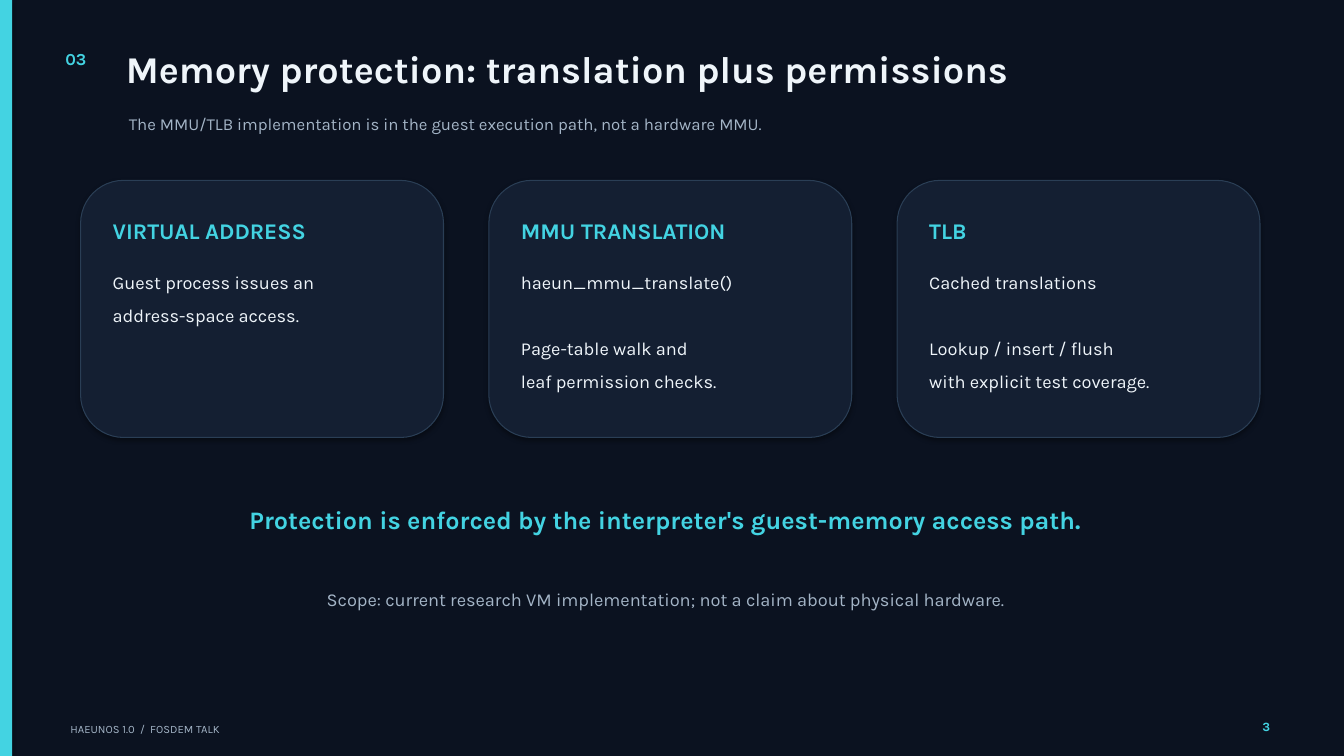
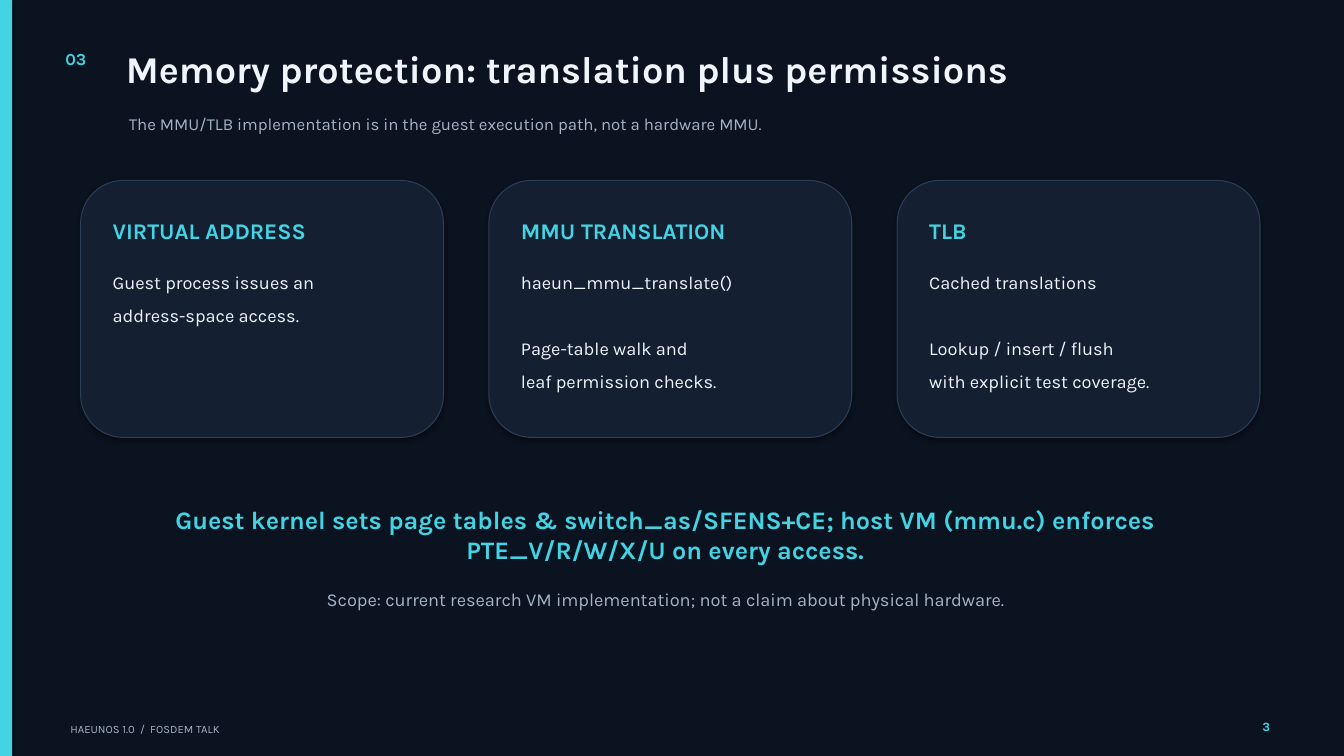
Before and after one commit to HaeunJang271/HaeunOS, a slide deck: slide 3 of research/presentation/fosdem-2027/HaeunOS_FOSDEM_5min_Talk_Revised.pptx. Drawn at 1344x756 pixels with LibreOffice and Linux fonts; fonts in the diff are those of the drawing. Boxes give left, top, right and bottom in pixels: in the first picture for what was removed or moved away, otherwise in the second. Text is boxed around its words. In the diff, an @@ line names an element or a change of style, - is before the commit and + after.

```diff
--- a/research/presentation/fosdem-2027/HaeunOS_FOSDEM_5min_Talk_Revised.pptx
+++ b/research/presentation/fosdem-2027/HaeunOS_FOSDEM_5min_Talk_Revised.pptx
@@ text at [175, 510, 1154, 566]: text changed @@
-Protection is enforced by the interpreter's guest-memory access path.
+Guest kernel sets page tables & switch_as/SFENS+CE; host VM (mmu.c) enforces PTE_V/R/W/X/U on every access.
```
Also in this commit, not shown: 3 other slides changed, 7 other files.
